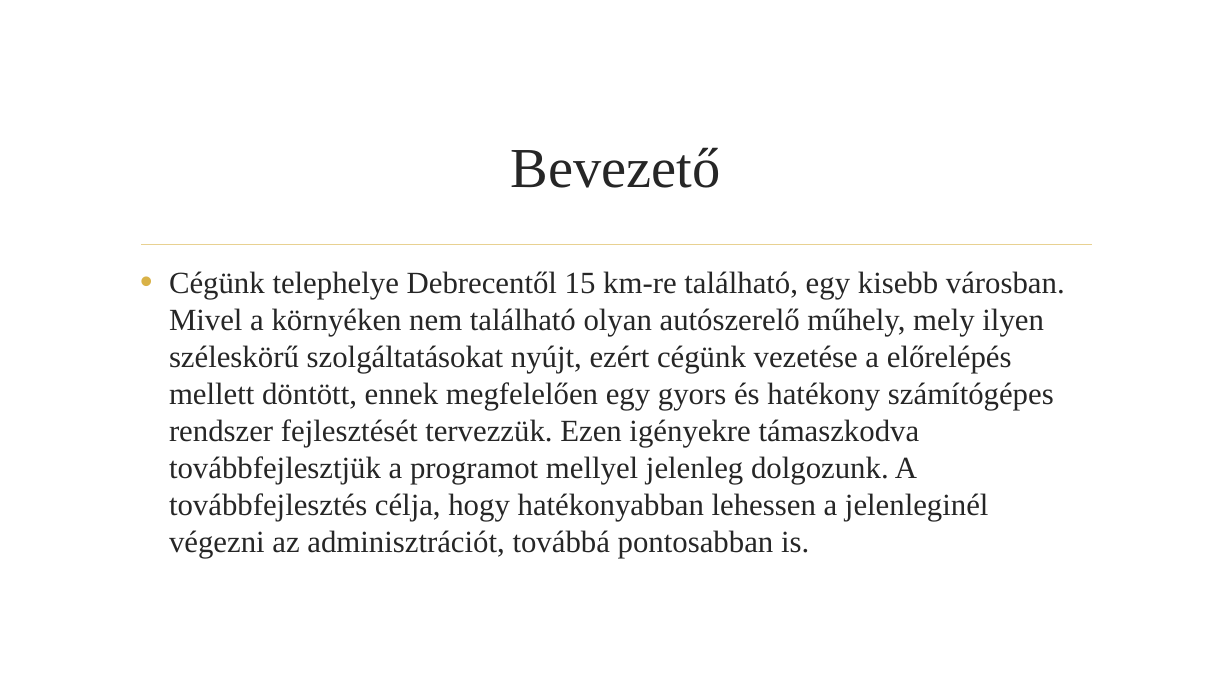
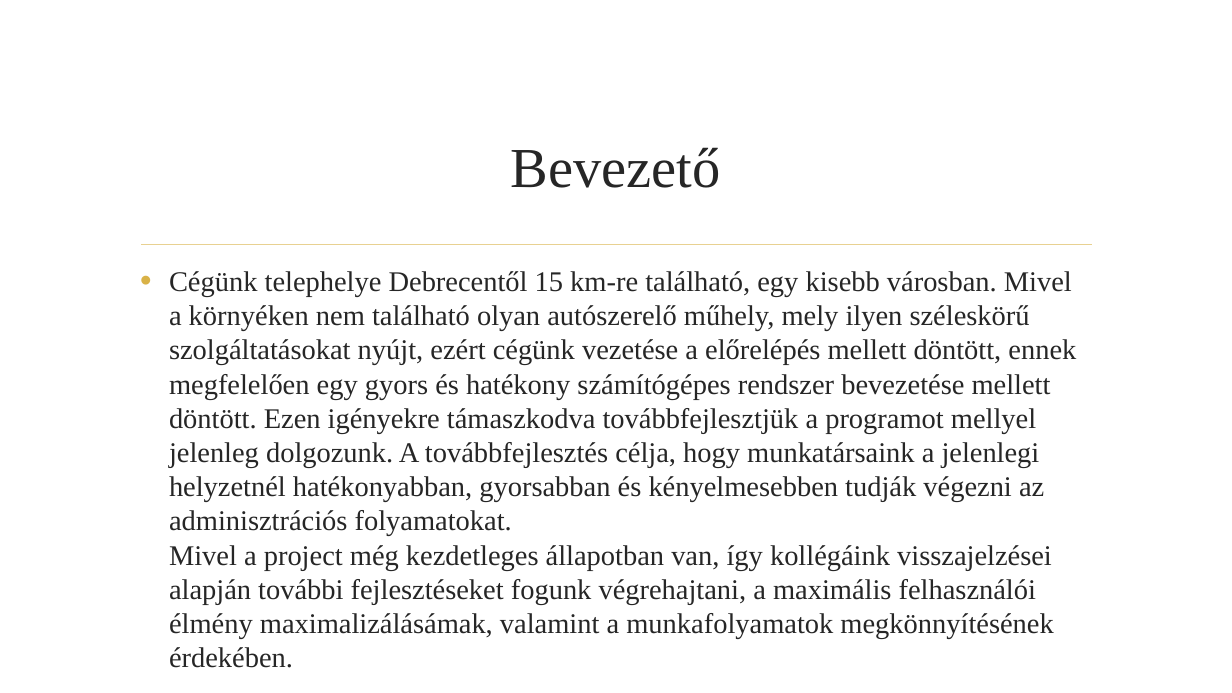
Before and after one commit to BenyBalazs/NagyProjekt, a slide deck: slide 2 of Autószerelő alkalmazás.pptx. Drawn at 1232x693 pixels with LibreOffice and Linux fonts; fonts in the diff are those of the drawing; background and template pictures are left out. Boxes give left, top, right and bottom in pixels: in the first picture for what was removed or moved away, otherwise in the second. Text is boxed around its words. In the diff, an @@ line names an element or a change of style, - is before the commit and + after.

Commit message:
Bevezető c. dia tartalmi kiegészítése

```diff
--- a/Autószerelő alkalmazás.pptx
+++ b/Autószerelő alkalmazás.pptx
@@ text at (x1=169, y1=271, x2=1076, y2=605): text changed; size 24 to 22.2 pt @@
-• Cégünk telephelye Debrecentől 15 km-re található, egy kisebb városban. Mivel a környéken nem található olyan autószerelő műhely, mely ilyen széleskörű szolgáltatásokat nyújt, ezért cégünk vezetése a előrelépés mellett döntött, ennek megfelelően egy gyors és hatékony számítógépes rendszer fejlesztését tervezzük. Ezen igényekre támaszkodva továbbfejlesztjük a programot mellyel jelenleg dolgozunk. A továbbfejlesztés célja, hogy hatékonyabban lehessen a jelenleginél végezni az adminisztrációt, továbbá pontosabban is.
+• Cégünk telephelye Debrecentől 15 km-re található, egy kisebb városban. Mivel a környéken nem található olyan autószerelő műhely, mely ilyen széleskörű szolgáltatásokat nyújt, ezért cégünk vezetése a előrelépés mellett döntött, ennek megfelelően egy gyors és hatékony számítógépes rendszer bevezetése mellett döntött. Ezen igényekre támaszkodva továbbfejlesztjük a programot mellyel jelenleg dolgozunk. A továbbfejlesztés célja, hogy munkatársaink a jelenlegi helyzetnél hatékonyabban, gyorsabban és kényelmesebben tudják végezni az adminisztrációs folyamatokat.
+  Mivel a project még kezdetleges állapotban van, így kollégáink visszajelzései alapján további fejlesztéseket fogunk végrehajtani, a maximális felhasználói élmény maximalizálásámak, valamint a munkafolyamatok megkönnyítésének érdekében.
```
